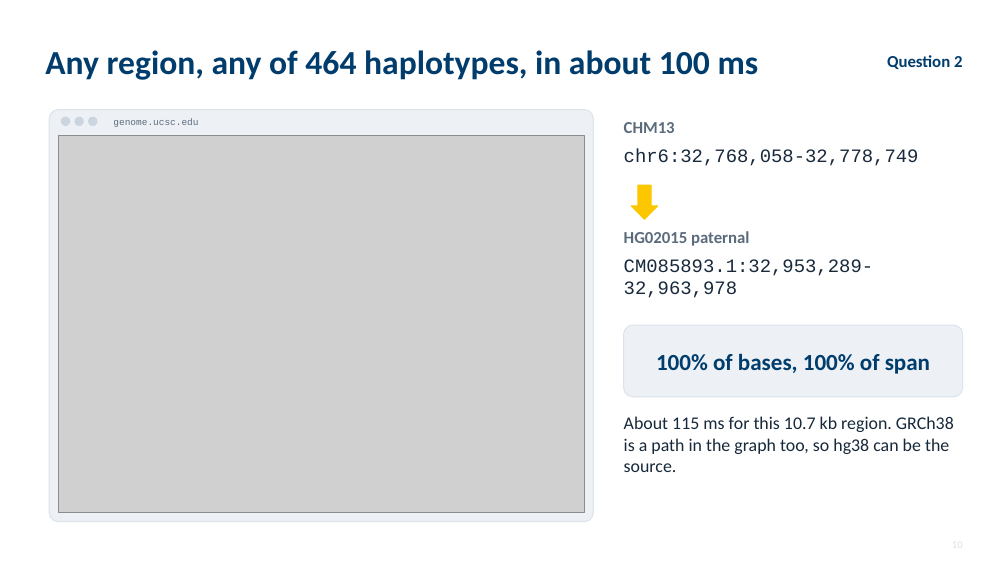
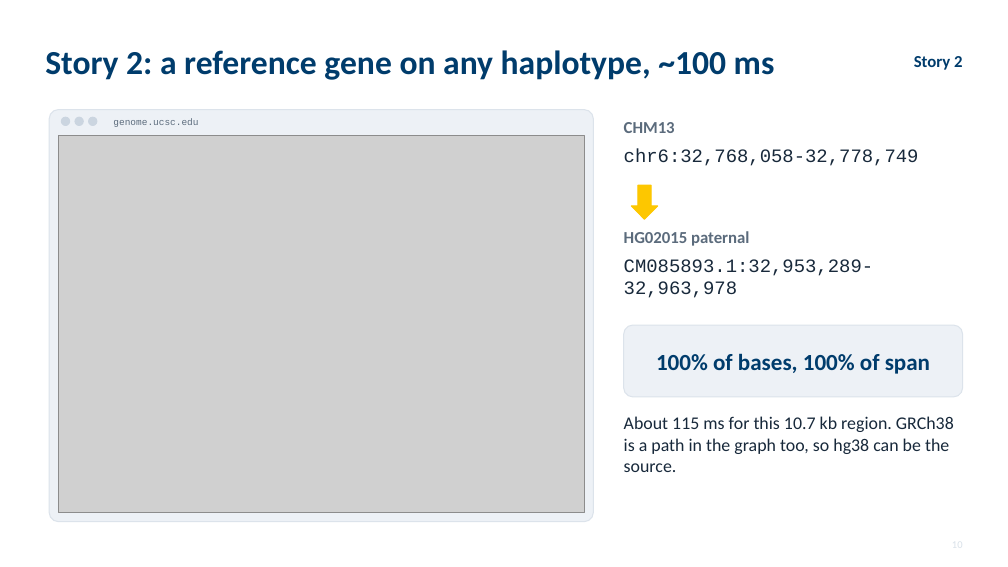
Before and after one commit to parsaeskandar/hprc_2026_poster, a slide deck: slide 10 of talk/HPRC2026_talk.pptx. Drawn at 1008x567 pixels with LibreOffice and Linux fonts; fonts in the diff are those of the drawing; grey boxes stand for pictures. Boxes give left, top, right and bottom in pixels: in the first picture for what was removed or moved away, otherwise in the second. Text is boxed around its words. In the diff, an @@ line names an element or a change of style, - is before the commit and + after.

Commit message:
Talk: frame demos as two user stories (a sequence in hand; a gene on a reference)

```diff
--- a/talk/HPRC2026_talk.pptx
+++ b/talk/HPRC2026_talk.pptx
@@ text at (45, 50, 775, 80): text changed @@
-Any region, any of 464 haplotypes, in about 100 ms
+Story 2: a reference gene on any haplotype, ~100 ms
@@ text at (914, 56, 962, 70): text changed @@
-Question 2
+Story 2
```
Also in this commit, not shown: 6 other slides changed, 4 other files.
